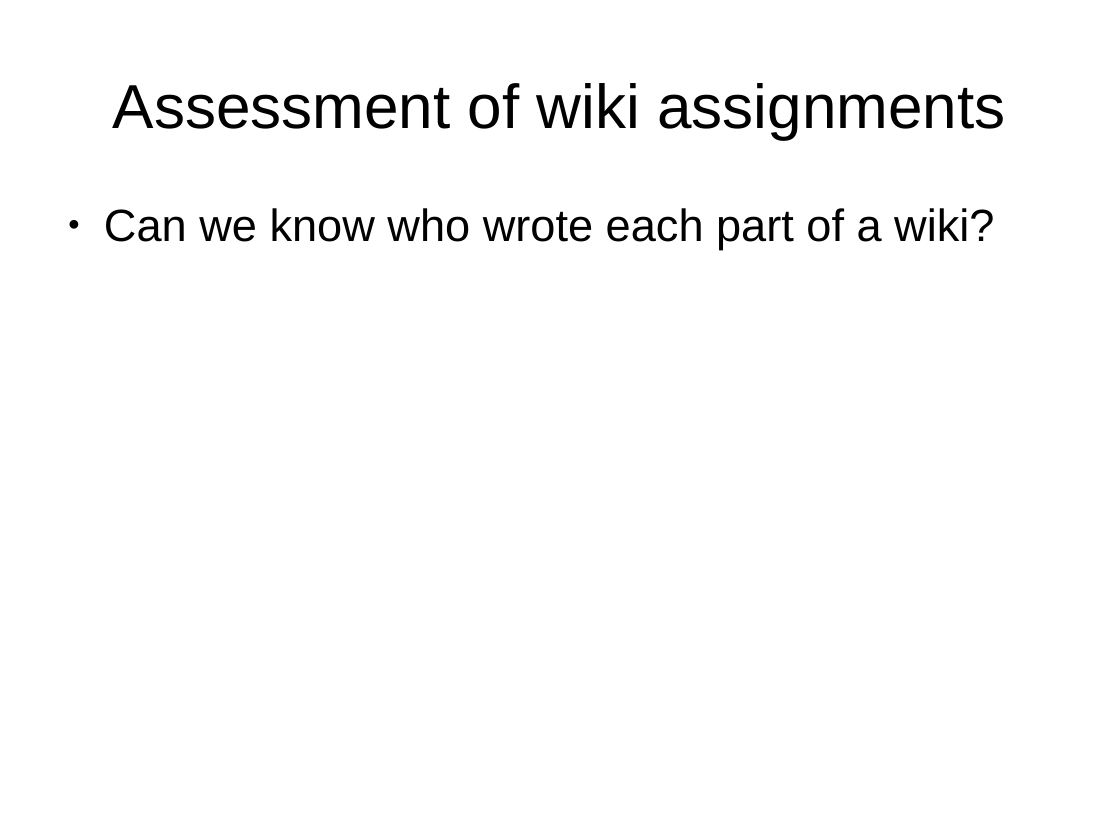
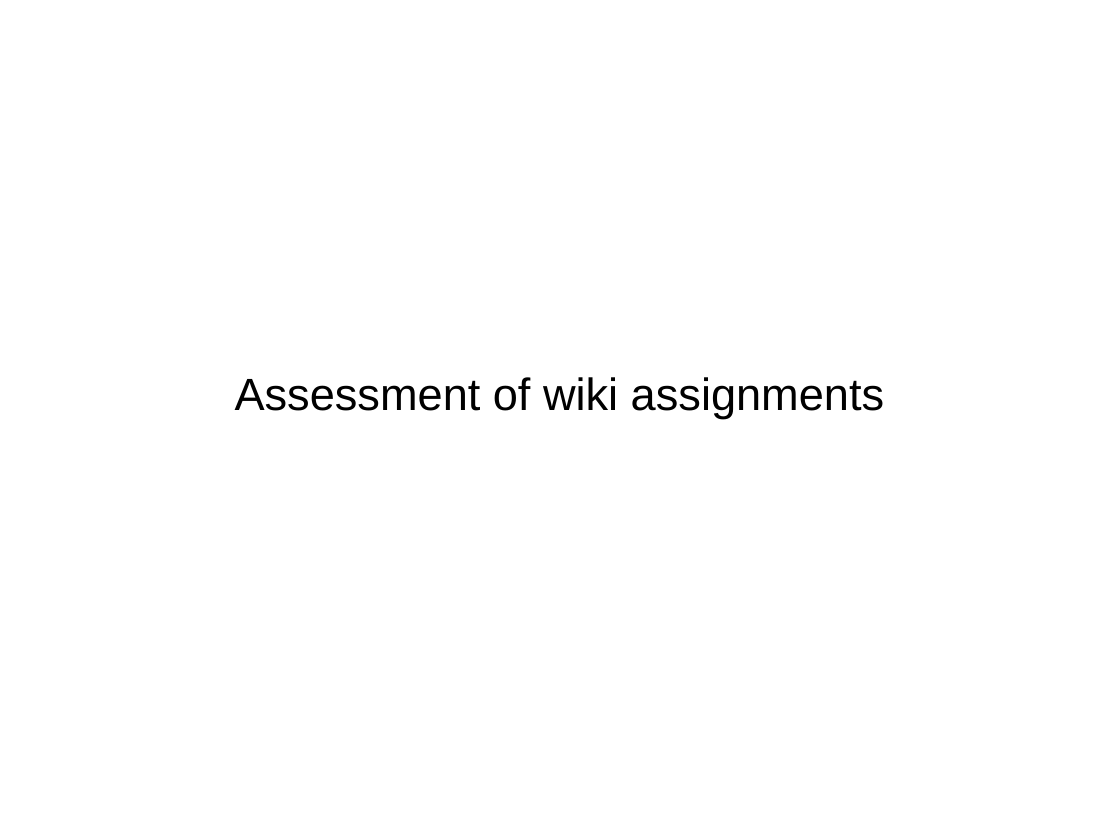
Before and after one commit to DrPantera/wikis4education, a slide deck: slide 10 of brunel-2014/wiki-assessment.odp (slide 9 before the commit). Drawn at 1120x840 pixels with LibreOffice and Linux fonts; fonts in the diff are those of the drawing. Boxes give left, top, right and bottom in pixels: in the first picture for what was removed or moved away, otherwise in the second. Text is boxed around its words. In the diff, an @@ line names an element or a change of style, - is before the commit and + after.

```diff
--- a/brunel-2014/wiki-assessment.odp
+++ b/brunel-2014/wiki-assessment.odp
@@ subtitle "Assessment of wiki assignments" at bbox=[235, 377, 884, 418]: size 44 to 32 pt @@
@@ text removed at bbox=[104, 208, 994, 250] @@
-● Can we know who wrote each part of a wiki?
```
Also in this commit, not shown: 6 other slides changed, 4 slides added.
